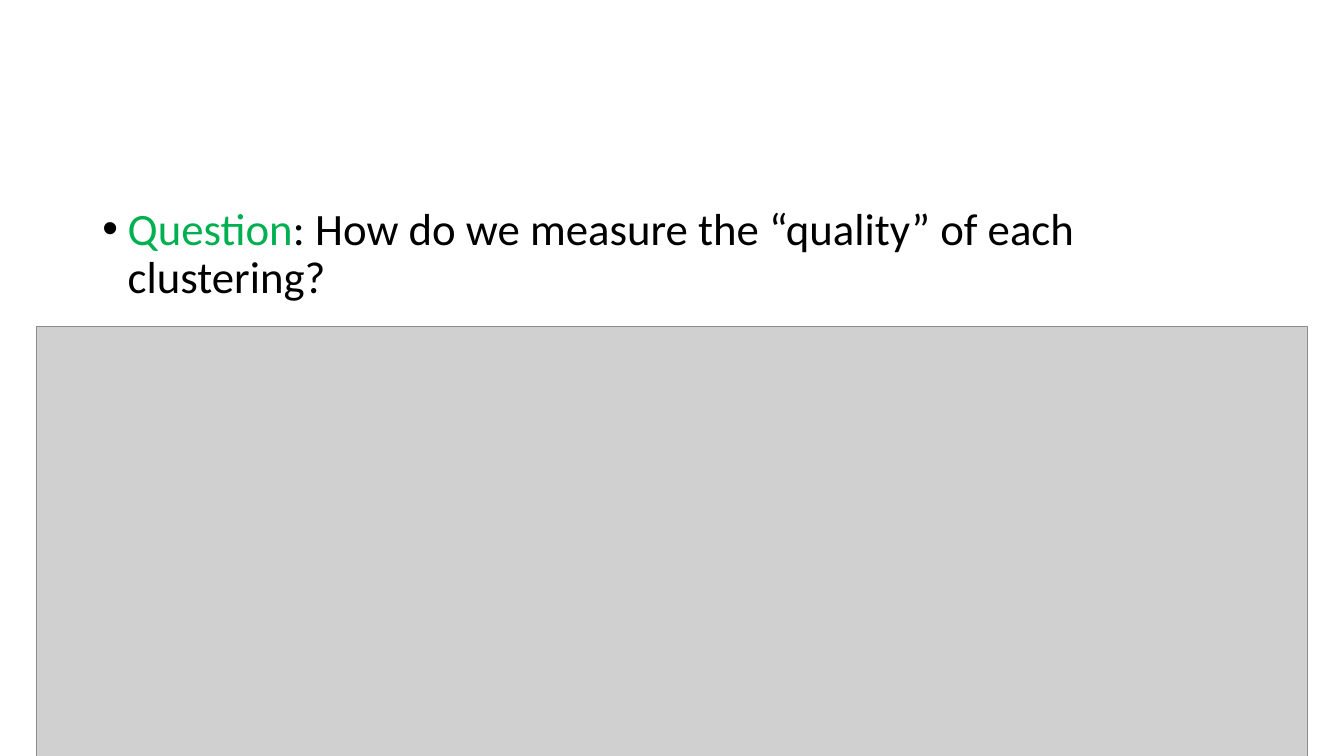
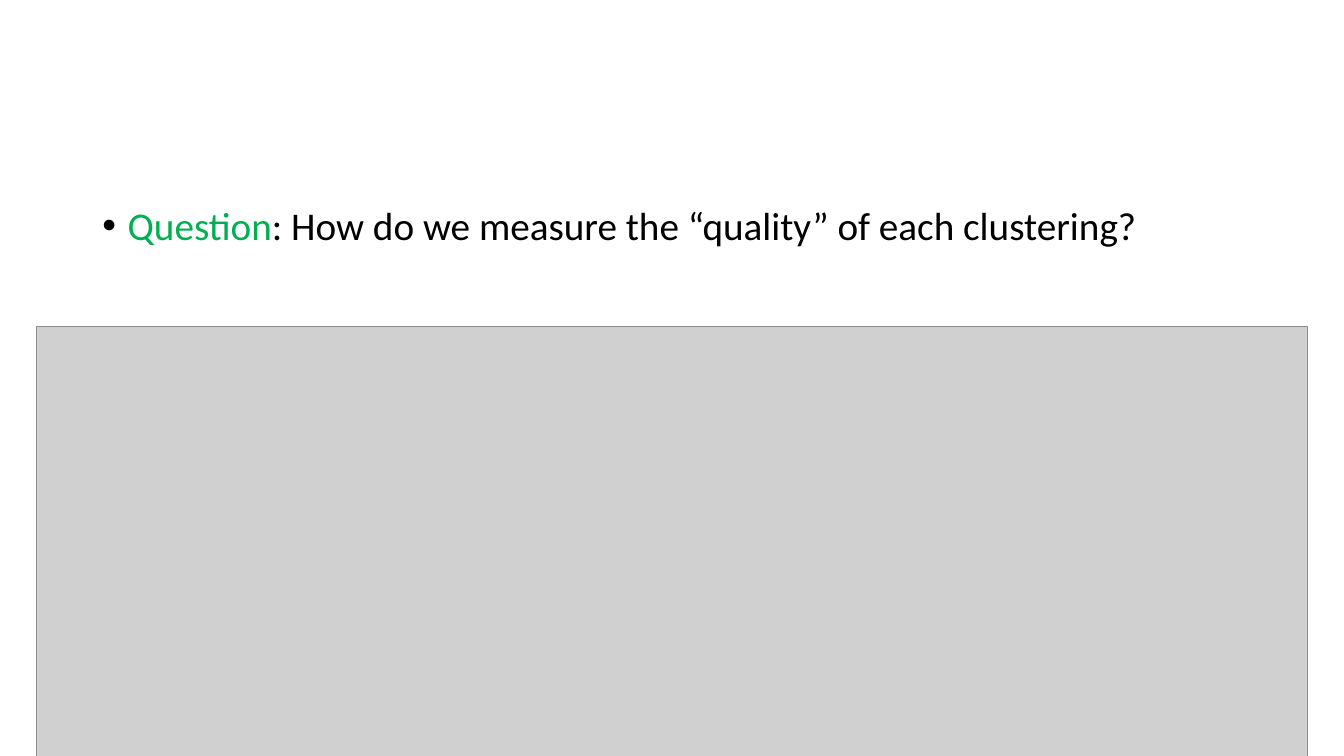
Before and after one commit to samsonzhou/samsonzhou.github.io, a slide deck: slide 5 of other-talks/FOCS 2023.pptx (slide 4 before the commit). Drawn at 1344x756 pixels with LibreOffice and Linux fonts; fonts in the diff are those of the drawing; grey boxes stand for pictures. Boxes give left, top, right and bottom in pixels: in the first picture for what was removed or moved away, otherwise in the second. Text is boxed around its words. In the diff, an @@ line names an element or a change of style, - is before the commit and + after.

```diff
--- a/other-talks/FOCS 2023.pptx
+++ b/other-talks/FOCS 2023.pptx
@@ text "Question: How do we measure ..." at <box>128,212,1136,247</box>: size 32 to 28 pt @@
```
Also in this commit, not shown: 7 other slides changed, 36 slides added, 1 slide removed, 1 other file.
